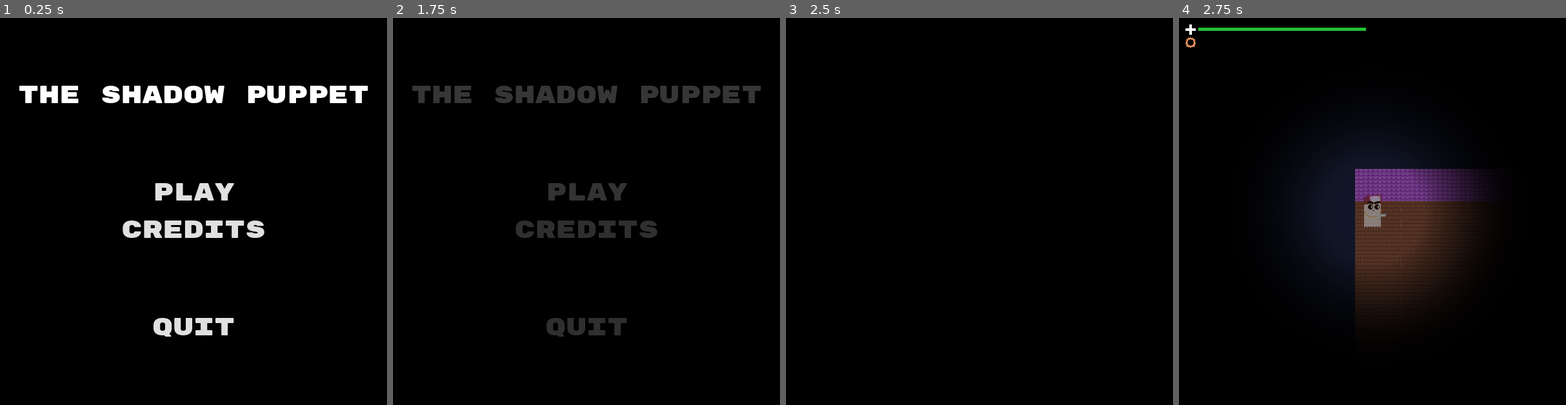
Above: before the commit, frames 1-4 (left to right).
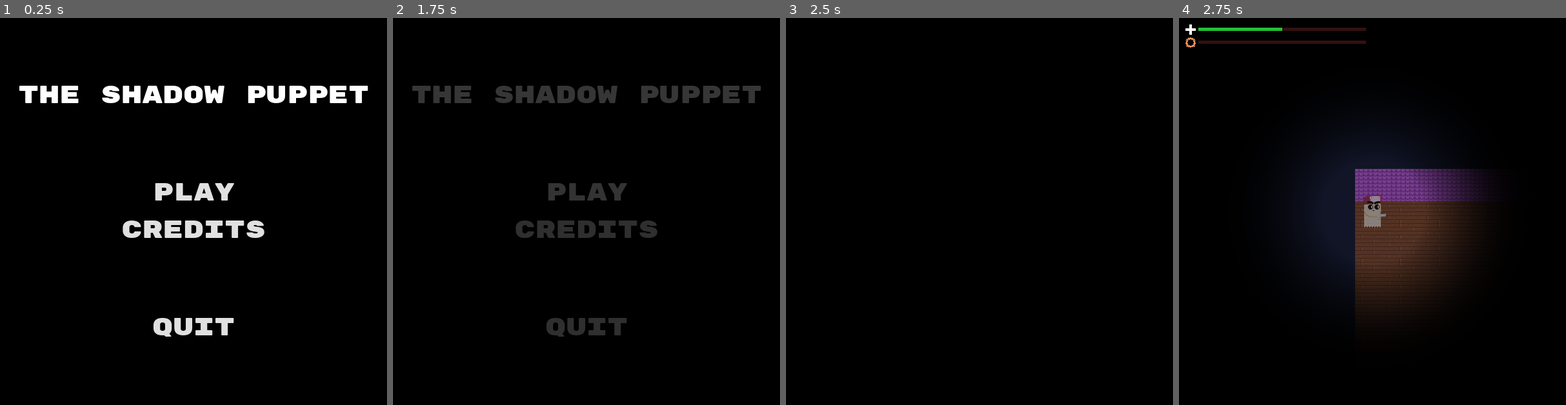
Above: after the commit, the same moments.

Repository: ljhs-games/the-shadow-puppet
Game: Godot game, scene res://TitleScreen.tscn
Two runs of this game, one before a commit and one after it. Both use one fixed random seed, a clock stepped at 60 frames per second and the inputs below.
Inputs (mouse positions are in pixels of both pictures, inside the frame that each line leads up to):
- Up to frame 1 (0.25 s): no input
- Up to frame 2 (1.75 s): click "Play" at 0.5 s; click "Play" at 1.25 s
- Up to frame 3 (2.5 s): move the mouse to (1064, 192) at 2.02 s; press the mouse at (1064, 192) at 2.03 s; hold D (g_right) from 2.03 s (still down)
- Up to frame 4 (2.75 s): keep holding D (g_right)

Frames 1-3 are identical in both runs. In frame 4, 0.5% of the frame differs, in the area x 5-49%, y 2-7%.

Commit message:
Add dispenser that heals player

Diff:
--- a/src/Bullet.gd
+++ b/src/Bullet.gd
@@ -1,6 +1,6 @@
 extends Area2D
 
-export var velocity = 300.0
+export var velocity = 500.0
 var direction: Vector2 = Vector2()
 
 func _ready():
--- /dev/null
+++ b/src/Dispenser.gd
@@ -0,0 +1,24 @@
+extends Node2D
+
+export var heal_rate = 5.0
+
+var currently_healing = null
+
+func _process(delta):
+	if currently_healing == null:
+		set_process(false)
+		return
+	currently_healing.health += heal_rate*delta
+
+func _on_HealingArea2D_body_entered(body):
+	if body.is_in_group("player"):
+		currently_healing = body
+		$AudioStreamPlayer2D.playing = true
+		set_process(true)
+
+
+func _on_HealingArea2D_body_exited(body):
+	if body.is_in_group("player"):
+		currently_healing = null
+		$AudioStreamPlayer2D.playing = false
+		set_process(false)
--- /dev/null
+++ b/src/Dispenser.tscn
@@ -0,0 +1,42 @@
+[gd_scene load_steps=7 format=2]
+
+[ext_resource path="res://Dispenser.gd" type="Script" id=1]
+[ext_resource path="res://Dispenser.png" type="Texture" id=2]
+[ext_resource path="res://alien-hum.wav" type="AudioStream" id=3]
+
+[sub_resource type="CircleShape2D" id=1]
+radius = 110.0
+
+[sub_resource type="StyleBoxFlat" id=2]
+bg_color = Color( 0.34902, 0.721569, 0.443137, 1 )
+
+[sub_resource type="StyleBoxFlat" id=3]
+bg_color = Color( 0, 0, 0, 1 )
+
+[node name="Dispenser" type="Node2D"]
+script = ExtResource( 1 )
+
+[node name="Sprite" type="Sprite" parent="."]
+scale = Vector2( 1.3, 1.3 )
+texture = ExtResource( 2 )
+
+[node name="HealingArea2D" type="Area2D" parent="."]
+
+[node name="CollisionShape2D" type="CollisionShape2D" parent="HealingArea2D"]
+shape = SubResource( 1 )
+
+[node name="HealthBar" type="ProgressBar" parent="."]
+margin_left = -59.0
+margin_top = -46.0
+margin_right = 65.0
+margin_bottom = -32.0
+custom_styles/fg = SubResource( 2 )
+custom_styles/bg = SubResource( 3 )
+value = 100.0
+percent_visible = false
+
+[node name="AudioStreamPlayer2D" type="AudioStreamPlayer2D" parent="."]
+stream = ExtResource( 3 )
+volume_db = 2.84
+[connection signal="body_entered" from="HealingArea2D" to="." method="_on_HealingArea2D_body_entered"]
+[connection signal="body_exited" from="HealingArea2D" to="." method="_on_HealingArea2D_body_exited"]
--- /dev/null
+++ b/src/EnemySpawner.gd
@@ -0,0 +1,21 @@
+extends Node2D
+
+var spawn_time = 3.0
+var spawn_decrease_per_minute = 1.0
+
+var cur_counter = 0.0
+
+func _ready():
+	set_process(false)
+	yield(get_tree().create_timer(1.0), "timeout")
+	set_process(true)
+
+func _process(delta):
+	spawn_time -= (spawn_decrease_per_minute*(1.0/60)*delta)
+	cur_counter += delta
+	if cur_counter >= spawn_time:
+		spawn_guy()
+		cur_counter = 0.0
+
+func spawn_guy():
+	print("spawning!")
--- a/src/Game.tscn
+++ b/src/Game.tscn
@@ -7,6 +7,8 @@
 [ext_resource path="res://Wooden_Tile.png" type="Texture" id=5]
 [ext_resource path="res://Roof.png" type="Texture" id=6]
 [ext_resource path="res://GangstaGhost.tscn" type="PackedScene" id=7]
+[ext_resource path="res://EnemySpawner.gd" type="Script" id=8]
+[ext_resource path="res://Dispenser.tscn" type="PackedScene" id=9]
 
 [sub_resource type="Environment" id=1]
 ambient_light_color = Color( 1, 1, 1, 1 )
@@ -15,7 +17,7 @@
 length = 15.0
 loop = true
 tracks/0/type = "value"
-tracks/0/path = NodePath("LightningRect:color")
+tracks/0/path = NodePath("CanvasLayer/LightningRect:color")
 tracks/0/interp = 1
 tracks/0/loop_wrap = true
 tracks/0/imported = false
@@ -45,7 +47,7 @@
 bg_color = Color( 0.137255, 0.756863, 0.203922, 1 )
 
 [sub_resource type="StyleBoxFlat" id=4]
-bg_color = Color( 0, 0, 0, 1 )
+bg_color = Color( 0.196078, 0.0666667, 0.0666667, 1 )
 
 [sub_resource type="StyleBoxFlat" id=5]
 bg_color = Color( 0.572549, 0.290196, 0.113725, 1 )
@@ -58,6 +60,16 @@
 
 [node name="Game" type="WorldEnvironment"]
 environment = SubResource( 1 )
+
+[node name="CanvasLayer" type="CanvasLayer" parent="."]
+
+[node name="LightningRect" type="ColorRect" parent="CanvasLayer"]
+anchor_right = 1.0
+anchor_bottom = 1.0
+margin_left = -790.0
+margin_top = -750.0
+margin_right = 1090.0
+color = Color( 0, 0, 0, 0 )
 
 [node name="WeatherAnimation" type="AnimationPlayer" parent="."]
 editor/display_folded = true
@@ -74,16 +86,7 @@
 margin_bottom = 600.0
 color = Color( 0.0666667, 0.0823529, 0.152941, 1 )
 
-[node name="LightningRect" type="ColorRect" parent="."]
-anchor_right = 1.0
-anchor_bottom = 1.0
-margin_left = -790.0
-margin_top = -750.0
-margin_right = 1090.0
-color = Color( 0, 0, 0, 0 )
-
 [node name="GUI" type="CanvasLayer" parent="."]
-editor/display_folded = true
 
 [node name="MarginContainer" type="MarginContainer" parent="GUI"]
 anchor_right = 1.0
@@ -162,8 +165,10 @@
 target_variable_name = "mech"
 
 [node name="House" type="Node2D" parent="."]
+editor/display_folded = true
 
 [node name="Walls" type="Node2D" parent="House"]
+editor/display_folded = true
 
 [node name="Roof" type="StaticBody2D" parent="House/Walls" groups=[
 "walls",
@@ -221,3 +226,9 @@
 
 [node name="CanvasModulate" type="CanvasModulate" parent="."]
 color = Color( 0, 0, 0, 1 )
+
+[node name="EnemySpawner" type="Node2D" parent="."]
+script = ExtResource( 8 )
+
+[node name="Dispenser" parent="." instance=ExtResource( 9 )]
+position = Vector2( 300, 570 )
--- a/src/GangstaGhost.gd
+++ b/src/GangstaGhost.gd
@@ -17,7 +17,7 @@
 var go_left = 0
 var go_up = 0
 var go_down = 0
-var health = 100.0 setget set_health
+var health = 50.0 setget set_health
 var mech = 0.0 setget set_mech
 
 func _ready():
--- a/src/GangstaGhost.tscn
+++ b/src/GangstaGhost.tscn
@@ -70,7 +70,9 @@
 "times": PoolRealArray( 0 )
 }
 
-[node name="GangstaGhost" type="KinematicBody2D"]
+[node name="GangstaGhost" type="KinematicBody2D" groups=[
+"player",
+]]
 script = ExtResource( 1 )
 bullet_scene = ExtResource( 2 )
 
Binary file added: src/Dispenser.png
Not shown, added: src/Dispenser.png.import
Not shown: 1 places in src/Game.tscn that only renumber resources
Not shown, added: src/alien-hum.wav.import
Not shown, added: src/alien-hum.wav
